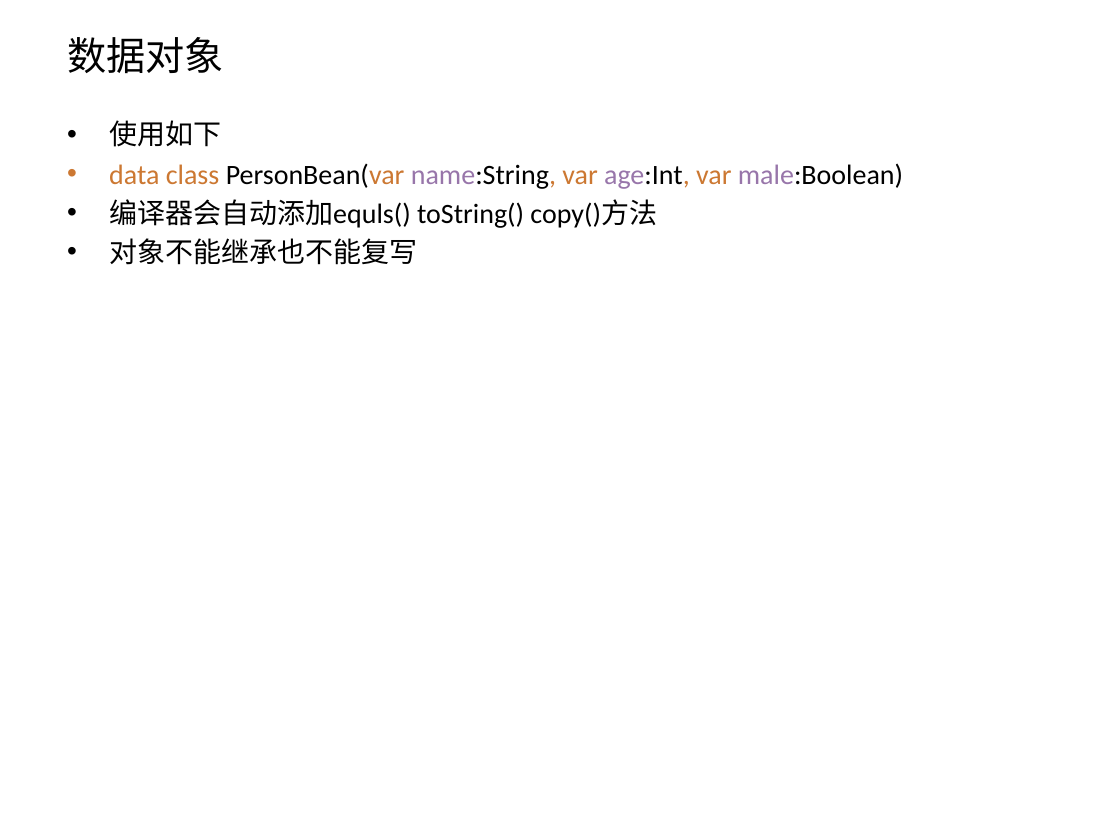
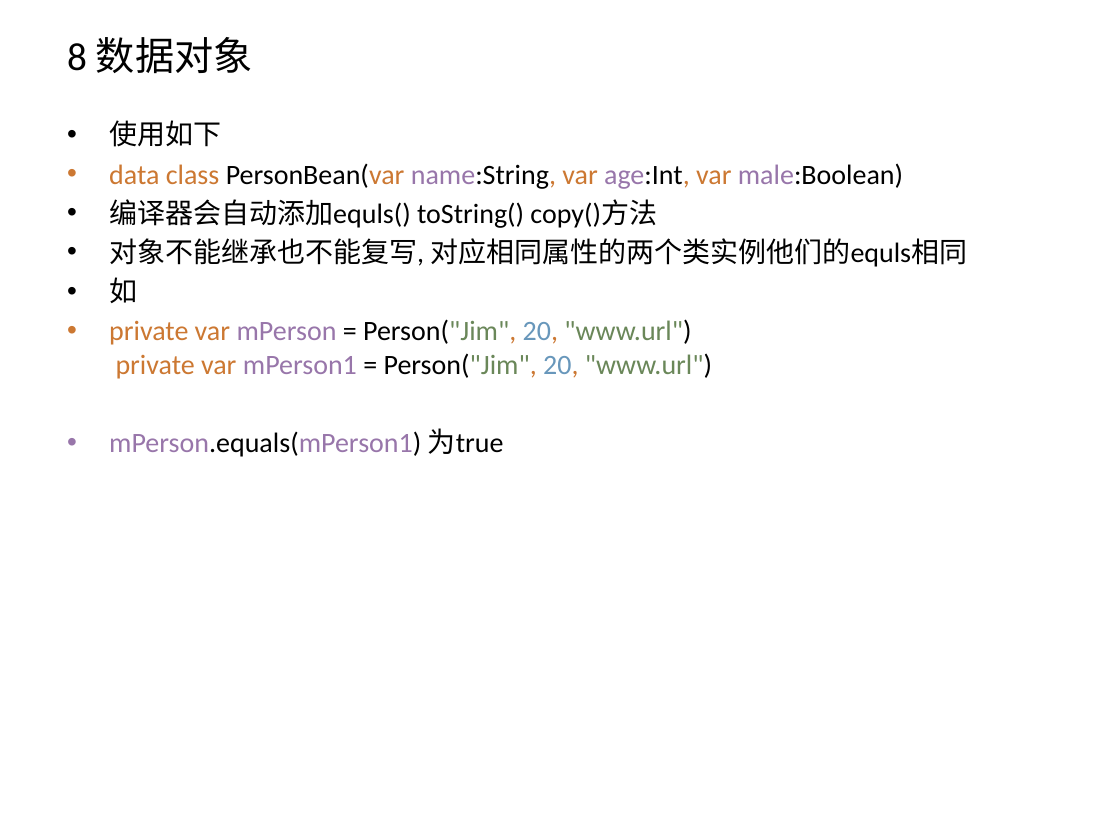
Before and after one commit to zxf2871/KotlinStudy, a slide deck: slide 20 of Kotlin初探.pptx (slide 24 before the commit). Drawn at 1120x840 pixels with LibreOffice and Linux fonts; fonts in the diff are those of the drawing. Boxes give left, top, right and bottom in pixels: in the first picture for what was removed or moved away, otherwise in the second. Text is boxed around its words. In the diff, an @@ line names an element or a change of style, - is before the commit and + after.

```diff
--- a/Kotlin初探.pptx
+++ b/Kotlin初探.pptx
@@ title at (67,37,253,74): text changed @@
-数据对象
+8 数据对象
@@ text at (109,238,968,457): text changed @@
-• 对象不能继承也不能复写
+• 对象不能继承也不能复写, 对应相同属性的两个类实例他们的equls相同
+• 如
+• private var mPerson = Person("Jim", 20, "www.url")
+  private var mPerson1 = Person("Jim", 20, "www.url")
+• mPerson.equals(mPerson1) 为true
```
Also in this commit, not shown: 24 other slides changed, 6 slides added, 5 slides removed, 6 other files.
